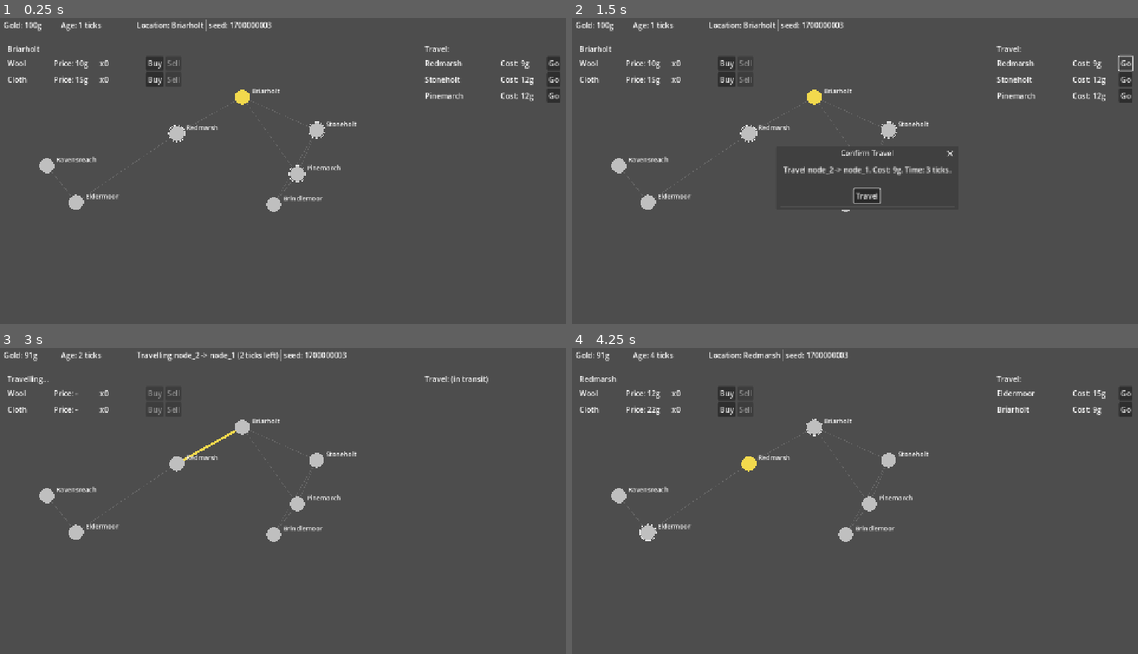
Above: before the commit, frames 1-4 (two rows, left to right).
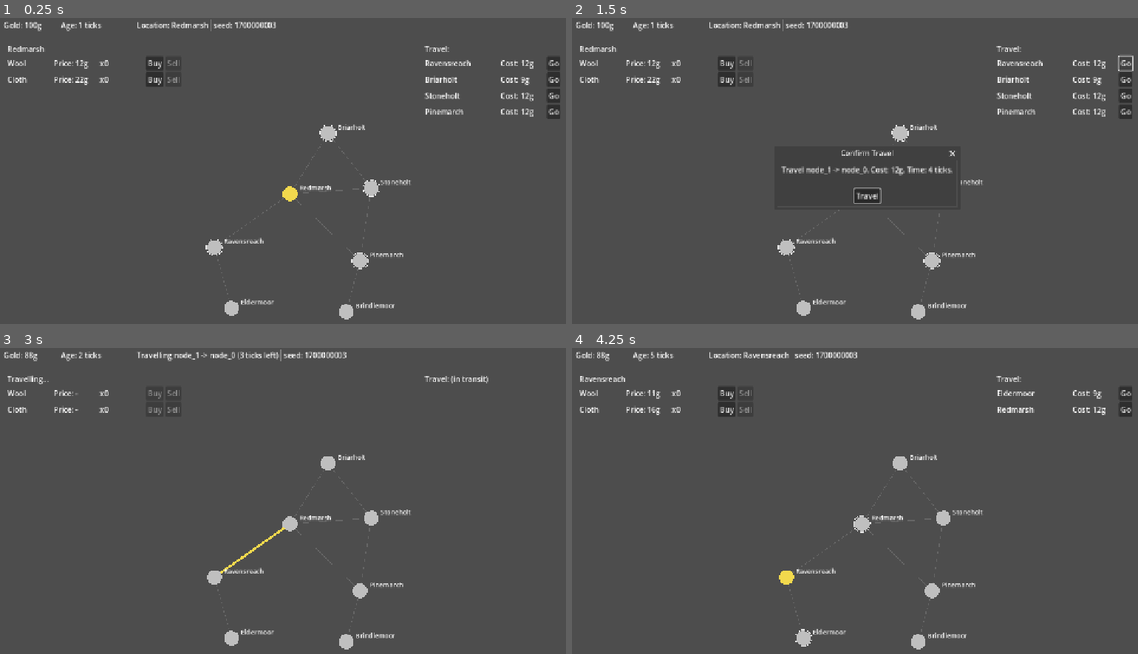
Above: after the commit, the same moments.

Repository: FarukcanSoray/medieval-trader
Game: Godot game, scene res://main.tscn
Same seed, same stepped clock (60 frames per second), same inputs: the game is played once before the commit and once after it.
Inputs:
- Up to frame 1 (0.25 s): no input
- Up to frame 2 (1.5 s): click "Go" at 0.5 s; click "Go" at 1.25 s
- Up to frame 3 (3 s): click "Buy" at 2 s; click "Travel" at 2.75 s
- Up to frame 4 (4.25 s): no input

The runs differ from the first frame. In frame 1, 3.5% of the frame differs, in the area x 1-99%, y 0-99%; in frame 2, 3.3%; in frame 3, 2.6%; in frame 4, 3.1%.

Commit message:
feat: Refactor world generation and bootstrap processes to support new MapPanel integration and schema versioning

Diff:
--- a/godot/game/game.gd
+++ b/godot/game/game.gd
@@ -40,9 +40,15 @@
 	_death_service = DeathService.new()
 	_death_service.name = "DeathService"
 	add_child(_death_service)
-	bootstrap()
+	# Slice-2 follow-up: autoload no longer eager-bootstraps. Main is the sole
+	# normal caller and supplies the real MapPanel rect. The deferred sentinel
+	# below preserves the F6-isolated-scene contract (slice-spec §2.1) without
+	# racing Main's await — by the next idle frame, Main._ready has either
+	# completed bootstrap() (world != null guard no-ops the sentinel) or it
+	# isn't running at all (sentinel self-bootstraps with the fallback rect).
+	call_deferred("_f6_fallback_bootstrap_if_needed")
 
-func bootstrap(seed_override: int = -1) -> void:
+func bootstrap(seed_override: int = -1, map_rect: Rect2 = Rect2()) -> void:
 	# Three-state guard per Tier 7 Debugger: world != null (done) → return;
 	# _bootstrapping (in flight) → park on bootstrap_completed; else run body.
 	# Survives future awaits inserted before world assignment in load_or_init().
@@ -52,7 +58,14 @@
 		await bootstrap_completed
 		return
 	_bootstrapping = true
-	await _save_service.load_or_init(seed_override)
+	# Slice-2 follow-up: empty rect = autoload F6 path or other isolated callers;
+	# fall back so worldgen has a viable placement space. Warning at the entry
+	# point identifies which call site bypassed Main's panel-size read.
+	var effective_rect: Rect2 = map_rect
+	if effective_rect.size == Vector2.ZERO:
+		push_warning("bootstrap called with empty map_rect; falling back to default")
+		effective_rect = Rect2(0, 0, 640, 380)
+	await _save_service.load_or_init(seed_override, effective_rect)
 	# B1 invariant harness runs here, BEFORE _bootstrapping clears, so a
 	# corrupted dead-record can't reach Main._ready's death-screen branch.
 	# Per 2026-05-01-save-invariant-checker-harness-no-autoload this site is
@@ -73,7 +86,10 @@
 			# still observes the pending toast. Mirrors the defensive style of the
 			# three-state guard above ("survives future awaits inserted in load_or_init").
 			_save_corruption_notice_pending = true
-			await _save_service.wipe_and_regenerate()
+			# Preserve pre-slice-2-followup semantics: B1 harness wipe ignores
+			# --seed=N (the load path that just failed didn't consume it either).
+			# Pass effective_rect so the regen still places nodes in the live panel.
+			await _save_service.wipe_and_regenerate(-1, effective_rect)
 	# Clear flag before emit so awaiters wake to a consistent state, and so a
 	# future early-return inserted between here and emit doesn't strand them.
 	_bootstrapping = false
@@ -86,6 +102,25 @@
 	_save_corruption_notice_pending = false
 	return pending
 
+# F6 entry: if main.tscn isn't running, no caller will provide a real MapPanel
+# rect. Self-bootstrap with the fallback so isolated scenes have a viable
+# Game.world to read. Main-driven boot has already awaited bootstrap() by this
+# idle frame; the world != null guard no-ops us.
+func _f6_fallback_bootstrap_if_needed() -> void:
+	# _bootstrapping guard removes the implicit ordering dependency on Main
+	# reaching its bootstrap() call before this idle frame fires. If a future
+	# Main inserts an `await get_tree().process_frame` ahead of bootstrap(),
+	# the world != null check would still see null and current_scene is Main
+	# would still return — but the dependency is implicit. Make it explicit.
+	if _bootstrapping:
+		return
+	if world != null:
+		return
+	var current: Node = get_tree().current_scene
+	if current is Main:
+		return
+	bootstrap()
+
 func _on_gold_changed(new_gold: int, delta: int) -> void:
 	gold_changed.emit(new_gold, delta)
 
--- a/godot/game/world_gen.gd
+++ b/godot/game/world_gen.gd
@@ -7,10 +7,6 @@
 const DRIFT_FRACTION: float = 0.10
 
 const NODE_COUNT: int = 7
-# Margins keep nodes inside the visible map area; chosen against the slice-2
-# MapView coordinate space (1280x720 nominal viewport, HUD overlay clips top
-# 48px and the side panels span the outer columns).
-const POS_BOUNDS: Rect2 = Rect2(80, 60, 640, 380)
 const MIN_NODE_SPACING: float = 80.0
 const MAX_PLACEMENT_RETRIES_PER_NODE: int = 50
 const MAX_SEED_BUMPS: int = 5
@@ -33,10 +29,10 @@
 	"Vellhorn", "Whitecliff", "Yarrowbridge", "Brindlemoor",
 ]
 
-static func generate(world_seed: int, goods: Array[Good]) -> WorldState:
+static func generate(world_seed: int, goods: Array[Good], map_rect: Rect2) -> WorldState:
 	for bump: int in range(MAX_SEED_BUMPS):
 		var effective_seed: int = world_seed + bump
-		var positions: Array[Vector2] = _place_positions(effective_seed)
+		var positions: Array[Vector2] = _place_positions(effective_seed, map_rect)
 		if positions.is_empty():
 			continue
 		var mst_edges: Array[Vector2i] = _build_mst(positions)
@@ -51,7 +47,7 @@
 		var edge_states: Array[EdgeState] = _materialize_edges(node_states, all_edges, positions)
 		assert(_is_connected(node_states, edge_states), "worldgen: connectivity assert failed")
 		var world: WorldState = WorldState.new()
-		world.schema_version = 1
+		world.schema_version = 2
 		world.world_seed = effective_seed
 		world.tick = 0
 		world.nodes = node_states
@@ -66,16 +62,22 @@
 	assert(false, "worldgen: seed-bumps exhausted")
 	return null
 
-# Returns NODE_COUNT positions inside POS_BOUNDS, all pairwise >= MIN_NODE_SPACING.
-# Returns [] when any node hits the retry cap -- caller should bump the seed.
-static func _place_positions(effective_seed: int) -> Array[Vector2]:
+# Returns NODE_COUNT positions inside the inner-margin shrink of map_rect, all
+# pairwise >= MIN_NODE_SPACING. Returns [] when any node hits the retry cap --
+# caller should bump the seed.
+static func _place_positions(effective_seed: int, map_rect: Rect2) -> Array[Vector2]:
 	var rng: RandomNumberGenerator = RandomNumberGenerator.new()
 	rng.seed = hash([effective_seed, "place"])
 	var positions: Array[Vector2] = []
-	var min_x: float = POS_BOUNDS.position.x
-	var max_x: float = POS_BOUNDS.end.x
-	var min_y: float = POS_BOUNDS.position.y
-	var max_y: float = POS_BOUNDS.end.y
+	# Inner-margin shrink: 16px top/left so node circles don't clip the panel
+	# border; right margin is NODE_RADIUS (16) + NAME_OFFSET.x (20) + max plausible
+	# name width (~60) so the rightmost node's name label stays inside the panel.
+	# Bottom margin is 16 (top) + 16 (radius) = 32.
+	var inner: Rect2 = Rect2(map_rect.position + Vector2(16, 16), map_rect.size - Vector2(96, 32))
+	var min_x: float = inner.position.x
+	var max_x: float = inner.end.x
+	var min_y: float = inner.position.y
+	var max_y: float = inner.end.y
 	var min_spacing_sq: float = MIN_NODE_SPACING * MIN_NODE_SPACING
 	for i: int in range(NODE_COUNT):
 		var placed: bool = false
--- a/godot/main.gd
+++ b/godot/main.gd
@@ -28,7 +28,11 @@
 
 	# Architect's canonical ordering — binding. No code between bootstrap() and
 	# the setup() calls; panels self-refresh on bootstrap-completion signals.
-	await Game.bootstrap(_parse_seed_override())
+	# MapPanel anchors are resolved during scene load (before _ready), so its
+	# size is non-zero by the time we read it. WorldGen places nodes in this
+	# panel-local space; MapView is parented to the panel and inherits transform.
+	var map_rect: Rect2 = Rect2(Vector2.ZERO, $HUD/MapPanel.size)
+	await Game.bootstrap(_parse_seed_override(), map_rect)
 	# Game.died only fires on the alive→dead transition; a dead-state boot never
 	# re-emits, so Main must branch to DeathScreen itself. No write_now() needed —
 	# the death write completed in the previous session via _on_died.
--- a/godot/main.tscn
+++ b/godot/main.tscn
@@ -18,9 +18,6 @@
 
 [node name="World" type="Node2D" parent="."]
 
-[node name="MapView" type="Node2D" parent="World"]
-script = ExtResource("11_map_view")
-
 [node name="TravelController" type="Node" parent="."]
 script = ExtResource("2_travel_controller")
 
@@ -37,6 +34,19 @@
 
 [node name="StatusBar" parent="HUD" instance=ExtResource("9_status_bar")]
 
+[node name="MapPanel" type="Control" parent="HUD"]
+anchor_right = 1.0
+anchor_bottom = 1.0
+offset_left = 436.0
+offset_top = 48.0
+offset_right = -376.0
+offset_bottom = -8.0
+mouse_filter = 2
+
+[node name="MapView" type="Node2D" parent="HUD/MapPanel"]
+script = ExtResource("11_map_view")
+_map_panel = NodePath("..")
+
 [node name="NodePanel" parent="HUD" instance=ExtResource("6_node_panel")]
 offset_left = 8.0
 offset_top = 48.0
--- a/godot/systems/save/save_invariant_checker.gd
+++ b/godot/systems/save/save_invariant_checker.gd
@@ -58,8 +58,12 @@
 	return ""
 
 static func _check_schema_version(world: WorldState) -> String:
-	if world.schema_version != 1:
-		return "world.schema_version (%d) != 1" % world.schema_version
+	# Slice-2 follow-up: bumped 1 -> 2 alongside WorldGen losing POS_BOUNDS.
+	# Schema-1 saves carry stale viewport-space positions; from_dict already
+	# rejects them, so this path only fires on a regen-fresh world that should
+	# always carry the current version.
+	if world.schema_version != 2:
+		return "world.schema_version (%d) != 2" % world.schema_version
 	return ""
 
 static func _check_death_consistency(trader: TraderState, world: WorldState) -> String:
--- a/godot/systems/save/save_service.gd
+++ b/godot/systems/save/save_service.gd
@@ -3,6 +3,11 @@
 extends Node
 
 const SAVE_PATH: String = "user://save.json"
+# Fallback rect used when callers (e.g. game.gd autoload F6, death_screen Begin
+# Anew) drive a regen without a live MapPanel to read sizing from. Matches the
+# previous slice-2 POS_BOUNDS extent so node placement stays within bounds even
+# under fallback.
+const _FALLBACK_MAP_RECT: Rect2 = Rect2(0, 0, 640, 380)
 
 var _dirty: bool = false
 var _warn_once_no_save: bool = false
@@ -12,16 +17,23 @@
 	Game.state_dirty.connect(_on_state_dirty)
 	Game.died.connect(_on_died)
 
-func load_or_init(seed_override: int = -1) -> void:
+func load_or_init(seed_override: int = -1, map_rect: Rect2 = Rect2()) -> void:
+	# Trust the caller's rect and forward as-is. The two load-bearing fallbacks
+	# live at bootstrap() (public-API entry warning identifies bypassing call sites)
+	# and _generate_fresh() (last line of defense for callers that bypass us too).
 	if not FileAccess.file_exists(SAVE_PATH):
-		_generate_fresh(seed_override)
+		_generate_fresh(seed_override, map_rect)
 		await write_now()
 		return
 
 	var f: FileAccess = FileAccess.open(SAVE_PATH, FileAccess.READ)
 	if f == null:
 		push_warning("Save unreadable — regenerating world.")
-		_generate_fresh(seed_override)
+		# Structural-corruption regen path: flag the toast for the next UI boot.
+		# Mirror in every reject branch below; Game.consume_save_corruption_notice()
+		# is one-shot so duplicates collapse harmlessly.
+		Game._save_corruption_notice_pending = true
+		_generate_fresh(seed_override, map_rect)
 		await write_now()
 		return
 
@@ -32,21 +44,24 @@
 	if not (parsed is Dictionary):
 		# §5 strict-reject: malformed JSON is structural corruption.
 		push_warning("Save rejected: unparseable JSON — regenerating world.")
-		_generate_fresh(seed_override)
+		Game._save_corruption_notice_pending = true
+		_generate_fresh(seed_override, map_rect)
 		await write_now()
 		return
 
 	var blob: Dictionary = parsed
 	if not blob.has("trader"):
 		push_warning("Save rejected: missing trader block — regenerating world.")
-		_generate_fresh(seed_override)
+		Game._save_corruption_notice_pending = true
+		_generate_fresh(seed_override, map_rect)
 		await write_now()
 		return
 
 	var trader_value: Variant = blob["trader"]
 	if not (trader_value is Dictionary):
 		push_warning("Save rejected: trader block is not a dictionary — regenerating world.")
-		_generate_fresh(seed_override)
+		Game._save_corruption_notice_pending = true
+		_generate_fresh(seed_override, map_rect)
 		await write_now()
 		return
 
@@ -64,8 +79,12 @@
 		# above. The "loaded save wins" rule means: if we got past from_dict and
 		# the load succeeded, we'd return at line 70-71 without ever consuming
 		# seed_override. We only fall through here when the load itself failed.
+		# Schema mismatch (e.g. schema-1 -> schema-2 bump) lands here via from_dict
+		# returning null; from the player's perspective this is structural corruption,
+		# so the toast must fire on next UI boot.
 		push_warning("Save rejected: structural corruption — regenerating world.")
-		_generate_fresh(seed_override)
+		Game._save_corruption_notice_pending = true
+		_generate_fresh(seed_override, map_rect)
 		await write_now()
 		return
 
@@ -89,21 +108,45 @@
 	# §3 HTML5 flush requires the await — IndexedDB isn't durable until next frame.
 	await get_tree().process_frame
 
+# Delete the save file. Used by Begin Anew to ensure the next Main scene
+# generates fresh: with no save on disk, load_or_init takes the no-save branch
+# and calls _generate_fresh with Main's real MapPanel rect.
+func delete_save() -> void:
+	# Clear unconditionally so a future caller hitting delete_save() with no file
+	# on disk still drops any stale _dirty carried over from the dead world.
+	_dirty = false
+	# remove_absolute no-ops on missing files, so no file_exists() guard needed.
+	# Capture the return so a web-IDB hiccup is visible in the console rather
+	# than silently leaving the dead save behind for the next Main load.
+	var err: int = DirAccess.remove_absolute(ProjectSettings.globalize_path(SAVE_PATH))
+	if err != OK:
+		push_warning("delete_save: remove_absolute(%s) failed with error %d" % [SAVE_PATH, err])
+
 # Public regen seam — regen always goes through here so the lifecycle
 # (state replace + flush + dirty clear) stays atomic across callers.
 # Unlike _on_tick_advanced, no in-flight state_dirty can fire during regen —
 # the only writers (Trade/Travel) live in the previous scene which is being
 # torn down — so clearing _dirty after the await is sufficient.
-func wipe_and_regenerate(seed_override: int = -1) -> void:
-	_generate_fresh(seed_override)
+func wipe_and_regenerate(seed_override: int = -1, map_rect: Rect2 = Rect2()) -> void:
+	# Trust the caller's rect and forward to _generate_fresh — the last-line-of-
+	# defense fallback lives there.
+	_generate_fresh(seed_override, map_rect)
 	await write_now()
 	_dirty = false
 
-func _generate_fresh(seed_override: int = -1) -> void:
+func _generate_fresh(seed_override: int = -1, map_rect: Rect2 = Rect2()) -> void:
 	# Slice-2: --seed=N from cmdline override is plumbed here. Negative means
 	# "no override"; fall back to wall-clock seed (slice-1 default).
 	var world_seed: int = seed_override if seed_override >= 0 else int(Time.get_unix_time_from_system())
-	Game.world = WorldGen.generate(world_seed, Game.goods)
+	# Slice-2 follow-up: map_rect tells WorldGen the panel-local coordinate space
+	# to place nodes in. Empty rect = caller bypassed bootstrap (the public-API
+	# entry point that substitutes its own fallback first); warn and substitute
+	# here too as a last line of defense.
+	var effective_rect: Rect2 = map_rect
+	if effective_rect.size == Vector2.ZERO:
+		push_warning("_generate_fresh called with empty map_rect; falling back to default")
+		effective_rect = _FALLBACK_MAP_RECT
+	Game.world = WorldGen.generate(world_seed, Game.goods, effective_rect)
 	var t: TraderState = TraderState.new()
 	# [needs playtesting] starting gold; §6 range is 50-150.
 	t.gold = 100
--- a/godot/ui/death_screen/death_screen.gd
+++ b/godot/ui/death_screen/death_screen.gd
@@ -104,16 +104,21 @@
 	_begin_anew_button.disabled = false
 
 func _on_begin_anew_confirmed() -> void:
-	# Order rule: null Game refs BEFORE await, change scene AFTER await.
-	# Subscribers don't observe a populated dead world during the flush, and the
-	# scene swap can't race the write because change_scene_to_file follows the
-	# resolved await. See decision 2026-05-01-begin-anew-order-rule.
+	# Order rule: null Game refs BEFORE the disk op, change scene AFTER.
+	# Subscribers don't observe a populated dead world during the swap.
+	# delete-save is synchronous; the new Main scene runs bootstrap() with its
+	# real MapPanel rect on _ready, so no regen happens here -- this avoids the
+	# previous race where the autoload wiped with a fallback rect before Main
+	# could supply a real one. See decision 2026-05-01-begin-anew-order-rule
+	# (the "null refs before disk op, change scene after" half still binds; the
+	# wipe_and_regenerate await is superseded by the deferred-world bootstrap
+	# structural fix).
 	assert(Game.world != null and Game.trader != null, "Begin Anew confirmed in null-world state")
 	var save_service: SaveService = _save_service()
 	assert(save_service != null, "SaveService missing from Game tree")
 	Game.world = null
 	Game.trader = null
-	await save_service.wipe_and_regenerate()
+	save_service.delete_save()
 	get_tree().change_scene_to_file("res://main.tscn")
 
 # SaveService is a child of the Game autoload (slice-spec §5). Same architect-
--- a/godot/world/map_view.gd
+++ b/godot/world/map_view.gd
@@ -17,6 +17,13 @@
 const NAME_FONT_SIZE: int = 14
 const NEIGHBOUR_OUTLINE_PADDING: float = 2.0
 const NEIGHBOUR_OUTLINE_SEGMENTS: int = 32
+
+# Wired in main.tscn to `..` (the parent MapPanel). Made explicit so the
+# map -> panel dependency is visible in the inspector rather than implicit
+# in the tree shape. Slice-2 has no per-frame readers; held for future use
+# (Control.resized hooks, hover hit-testing in panel-local coords).
+# TODO(slice-3): hover hit-testing will read panel-local size from this.
+@export var _map_panel: Control
 
 func _ready() -> void:
 	Game.tick_advanced.connect(_on_tick_advanced)
--- a/godot/world/world_state.gd
+++ b/godot/world/world_state.gd
@@ -4,7 +4,7 @@
 
 const HISTORY_CAP: int = 10
 
-@export var schema_version: int = 1
+@export var schema_version: int = 2
 @export var world_seed: int
 @export var tick: int
 @export var nodes: Array[NodeState]
@@ -113,7 +113,10 @@
 	for key: String in REQUIRED_KEYS:
 		if not d.has(key):
 			return null
-	if int(d["schema_version"]) != 1:
+	# Slice-2 follow-up: bumped 1 -> 2 when WorldGen lost POS_BOUNDS and started
+	# placing positions inside MapPanel-local coordinates. Existing schema-1 saves
+	# carry stale viewport-space positions; route them through corruption-regen.
+	if int(d["schema_version"]) != 2:
 		return null
 	if not (d["nodes"] is Array) or not (d["edges"] is Array) or not (d["history"] is Array):
 		return null
@@ -162,7 +165,7 @@
 			return null
 
 	var w: WorldState = WorldState.new()
-	w.schema_version = 1
+	w.schema_version = 2
 	w.world_seed = int(d["world_seed"])
 	w.tick = int(d["tick"])
 	w.nodes = nodes_typed
Not shown, added: godot/world/map_view.gd.uid
